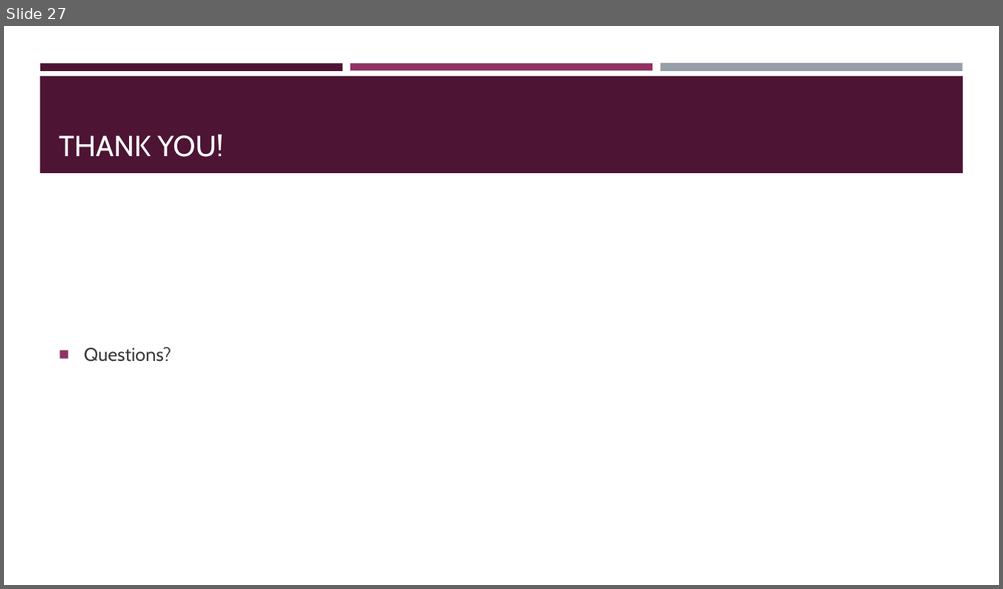
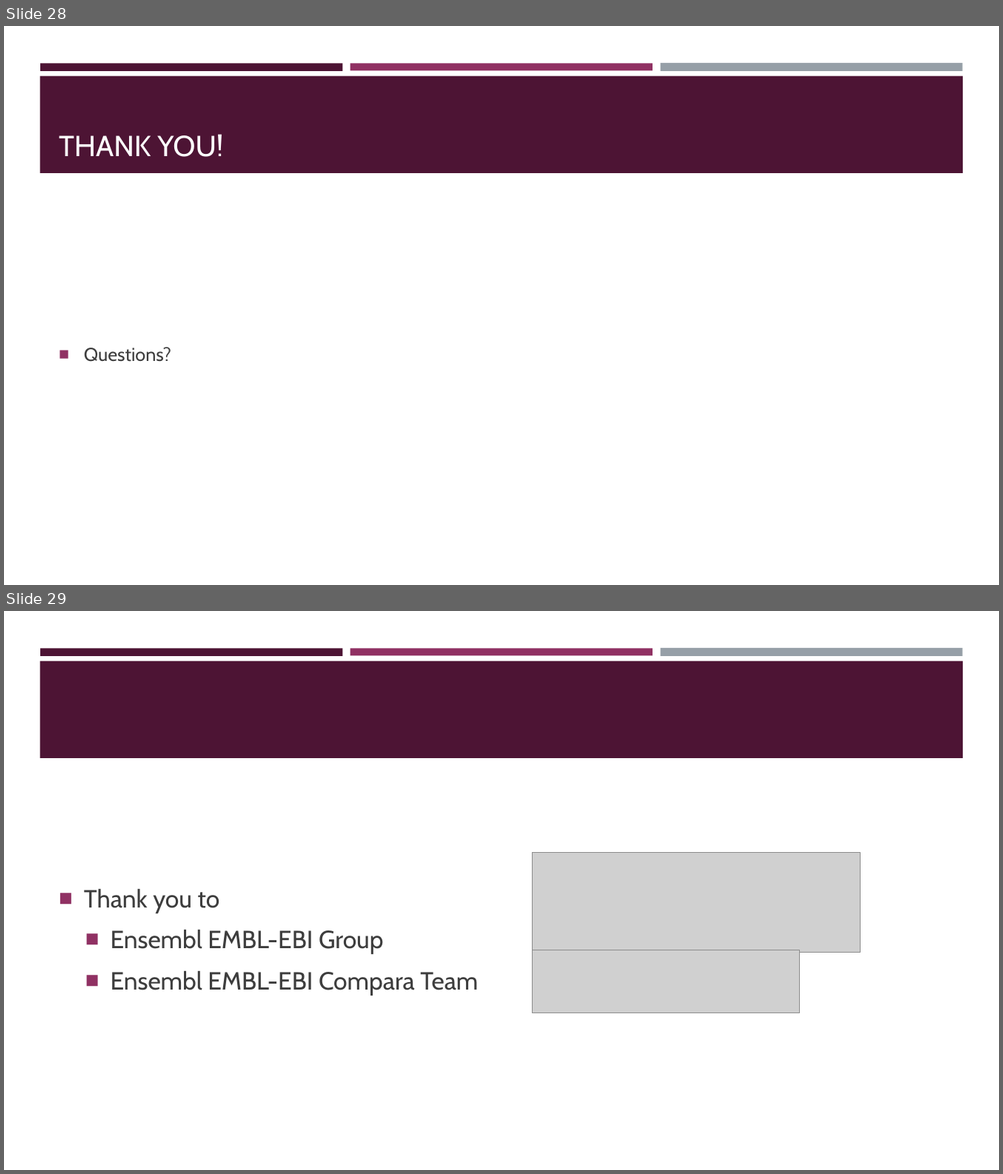
Before and after one commit to BGAcademy23/cactus, a slide deck: docs/aligning_whole_genomes_with_cactus.pptx. Shown one above the other, each under a label of ours: slide 27 before the commit, slides 28 and 29 after it. The pictures are 1003x589 and 1003x1174 pixels, drawn with LibreOffice and Linux fonts; fonts in the diff are those of the drawing; grey boxes stand for pictures. Boxes give left, top, right and bottom in pixels: in the first picture for what was removed or moved away, otherwise in the second. Text is boxed around its words. In the diff, an @@ line names an element or a change of style, - is before the commit and + after.

```diff
--- a/docs/aligning_whole_genomes_with_cactus.pptx
+++ b/docs/aligning_whole_genomes_with_cactus.pptx
@@ slide 29 added at box(4, 611, 999, 1170), background #FFFFFF; not listed: 4 template elements that a slide beside it also shows @@
@@ picture added at box(532, 853, 859, 953) @@
@@ text added at box(84, 889, 478, 996), 24 pt, text #3D3D3D @@
+■ Thank you to
+  ■ Ensembl EMBL-EBI Group
+  ■ Ensembl EMBL-EBI Compara Team
@@ picture added at box(532, 951, 799, 1013) @@
@@ what was slide 27 is now slide 28 @@
```
Also in this commit, not shown: 3 slides changed, 1 other slide added.
